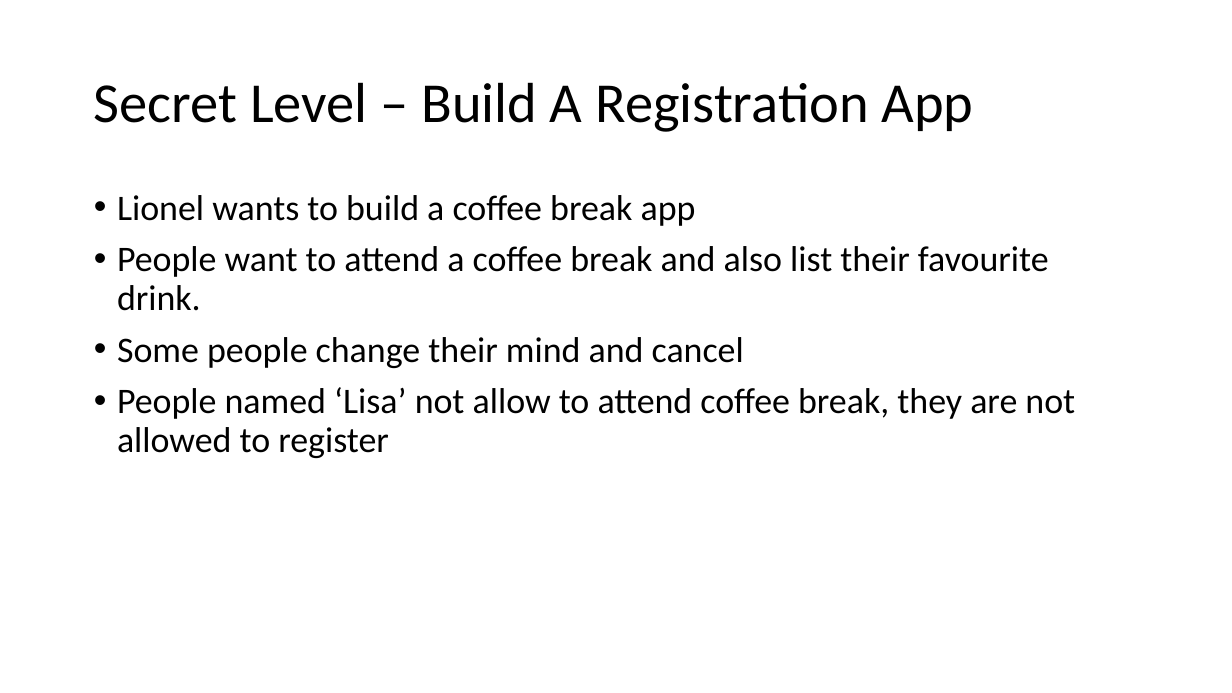
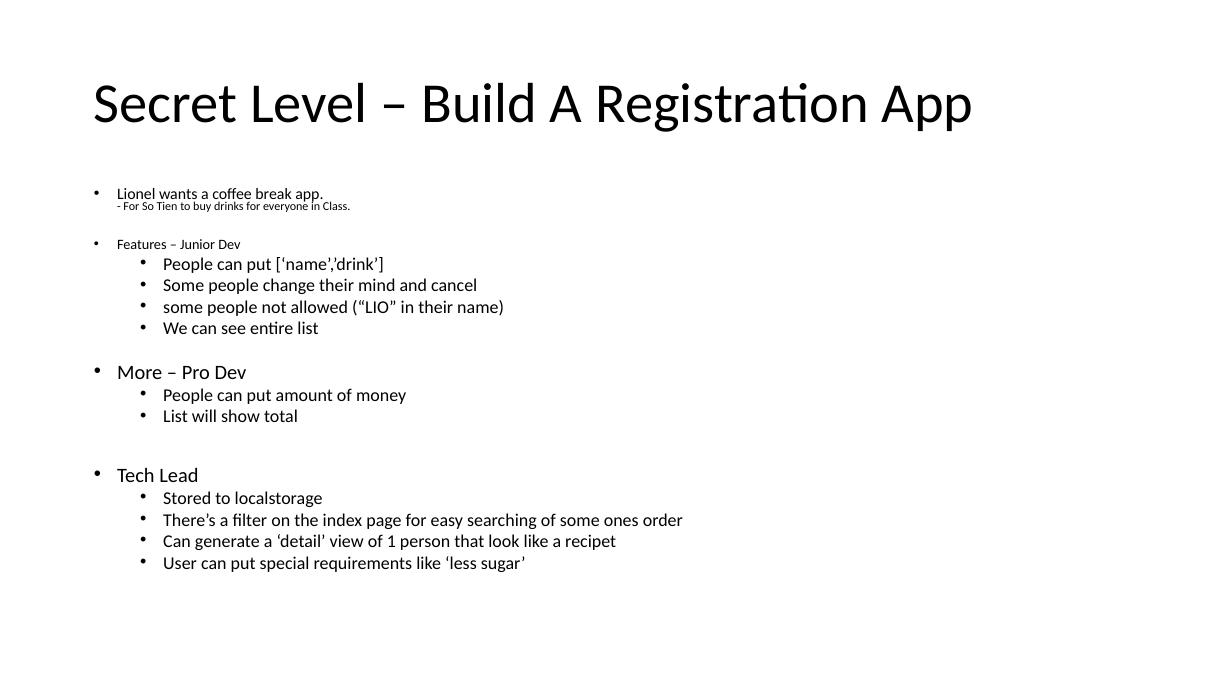
Before and after one commit to auzadventure/vue-advanced, a slide deck: slide 20 of Vue JS 102.pptx (slide 12 before the commit). Drawn at 1232x693 pixels with LibreOffice and Linux fonts; fonts in the diff are those of the drawing. Boxes give left, top, right and bottom in pixels: in the first picture for what was removed or moved away, otherwise in the second. Text is boxed around its words. In the diff, an @@ line names an element or a change of style, - is before the commit and + after.

Commit message:
changed pptx file

```diff
--- a/Vue JS 102.pptx
+++ b/Vue JS 102.pptx
@@ text at [117,188,384,273]: text changed; size 28 to 9.4 pt @@
-• Lionel wants to build a coffee break app
-• People want to attend a coffee break and also list their favourite drink.
+• Lionel wants a coffee break app.
+  - For So Tien to buy drinks for everyone in Class.
+• Features – Junior Dev
+  • People can put [‘name’,’drink’]
@@ text at [163,278,477,294]: size 28 to 14 pt in "Some people change their mind and cancel"; list level 1 to 2 in "Some people change their mind ..."; line spacing 0.9 to 0.7 @@
@@ text at [117,300,683,572]: text changed; size 28 to 14 pt @@
-• People named ‘Lisa’ not allow to attend coffee break, they are not allowed to register
+  • some people not allowed (“LIO” in their name)
+  • We can see entire list
+• More – Pro Dev
+  • People can put amount of money
+  • List will show total
+• Tech Lead
+  • Stored to localstorage
+  • There’s a filter on the index page for easy searching of some ones order
+  • Can generate a ‘detail’ view of 1 person that look like a recipet
+  • User can put special requirements like ‘less sugar’
```
Also in this commit, not shown: 7 other slides changed, 4 slides added, 7 slides removed, 1 other file.
